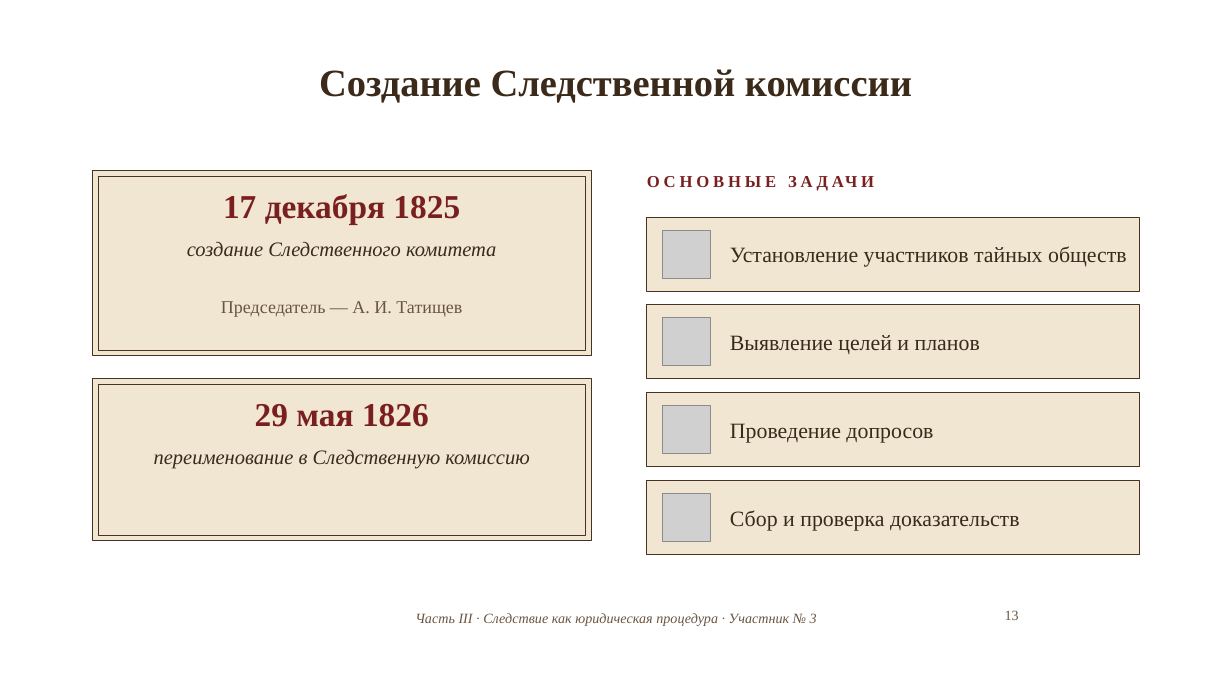
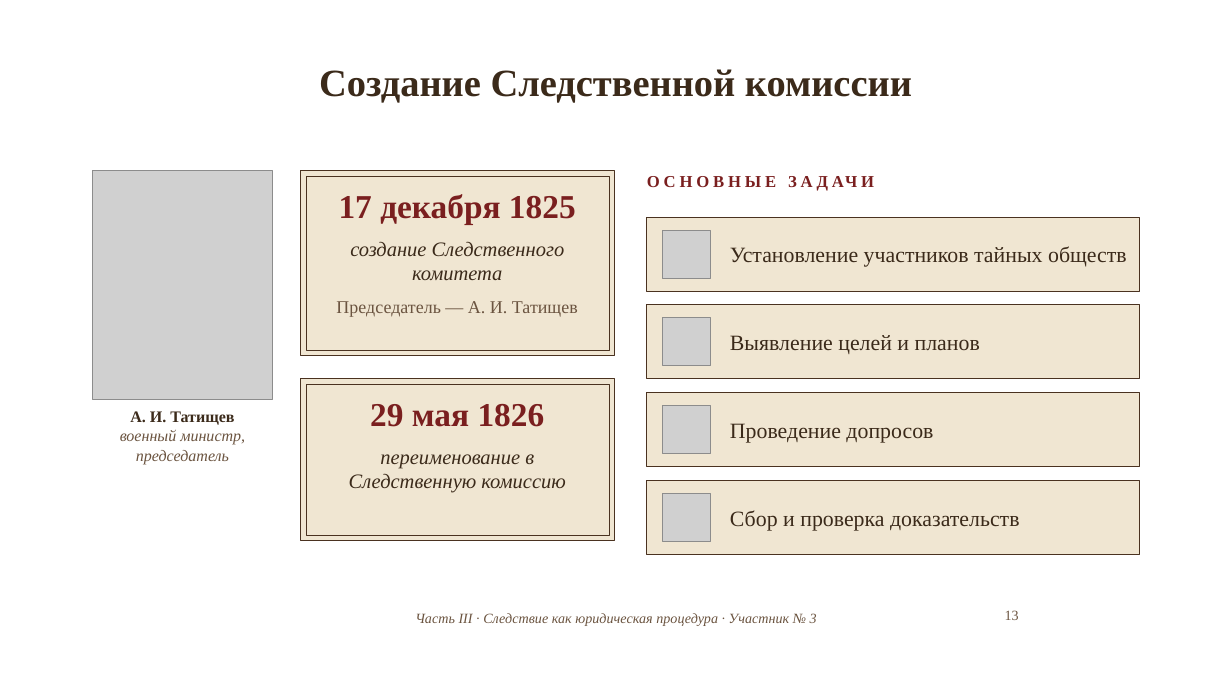
Before and after one commit to matvejkozubenko24-jpg/Project, a slide deck: slide 13 of 6_Презентация_XVIII_век.pptx. Drawn at 1232x693 pixels with LibreOffice and Linux fonts; fonts in the diff are those of the drawing; grey boxes stand for pictures; background and template pictures are left out. Boxes give left, top, right and bottom in pixels: in the first picture for what was removed or moved away, otherwise in the second. Text is boxed around its words. In the diff, an @@ line names an element or a change of style, - is before the commit and + after.

```diff
--- a/6_Презентация_XVIII_век.pptx
+++ b/6_Презентация_XVIII_век.pptx
@@ picture added at [92,171,273,399] @@
@@ rectangle: place and size @@
-rectangle at [92,171,592,356]
+rectangle at [300,171,615,356]
@@ rectangle: place and size @@
-rectangle at [98,177,586,350]
+rectangle at [306,177,609,350]
@@ text "17 декабря 1825": place and size @@
-text "17 декабря 1825" at [223,194,460,224]
+text "17 декабря 1825" at [339,194,576,224]
@@ text "создание Следственного комитета" rewrapped from [187,242,496,256] to [350,242,565,280] @@
@@ text "Председатель — А. И. Татищев": place and size @@
-text "Председатель — А. И. Татищев" at [221,301,462,317]
+text "Председатель — А. И. Татищев" at [336,301,578,317]
@@ rectangle: place and size @@
-rectangle at [92,379,592,541]
+rectangle at [300,379,615,541]
@@ rectangle: place and size @@
-rectangle at [98,384,586,535]
+rectangle at [306,384,609,535]
@@ text added at [120,411,245,465], 12.5 pt, text #6B5440, italic @@
+А. И. Татищев
+военный министр, председатель
@@ text "29 мая 1826": place and size @@
-text "29 мая 1826" at [255,404,429,427]
+text "29 мая 1826" at [370,404,545,427]
@@ text "переименование в Следственную комиссию" rewrapped from [154,450,529,469] to [349,454,565,493] @@
```
Also in this commit, not shown: 1 other slide changed.
